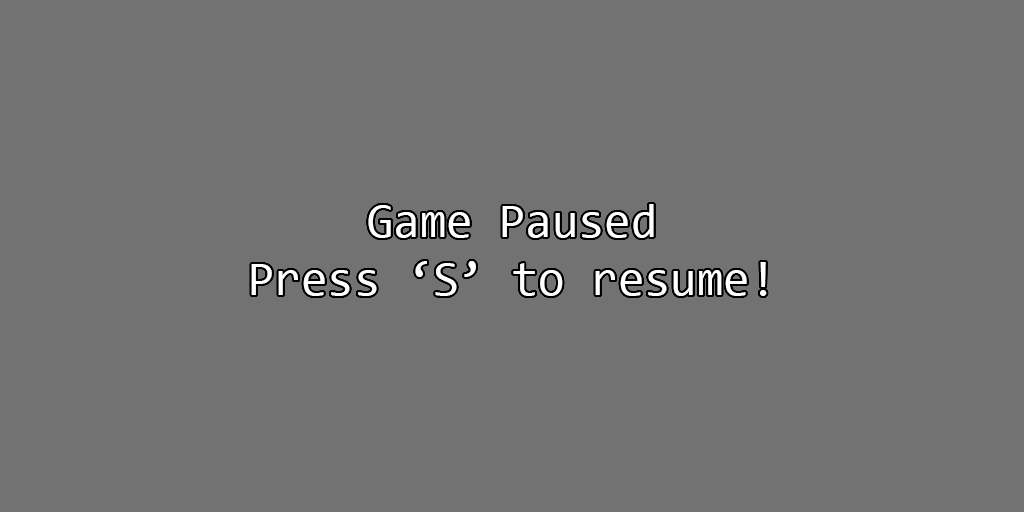
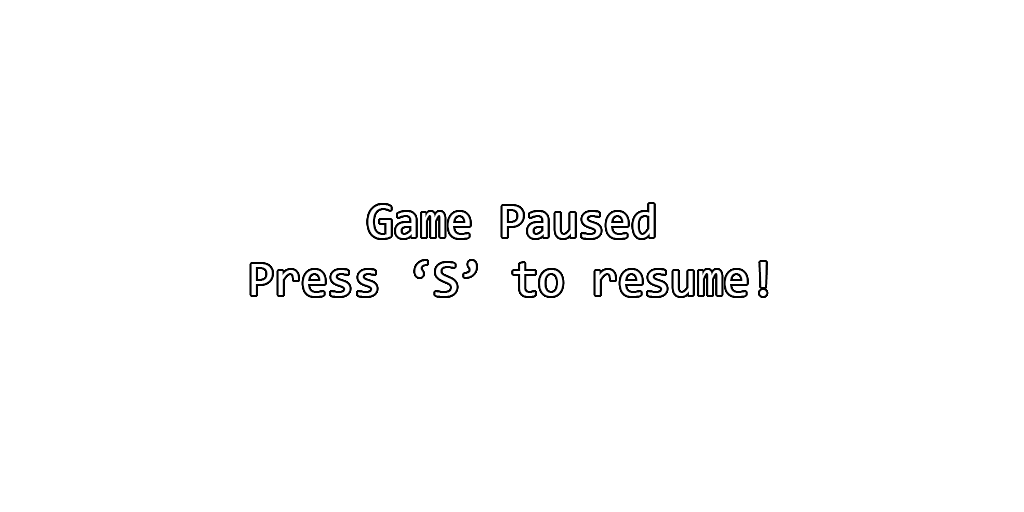
Layers edited between the first and the second (1024, 512) image:
hid "Background" over [0, 0, 1024, 512]
